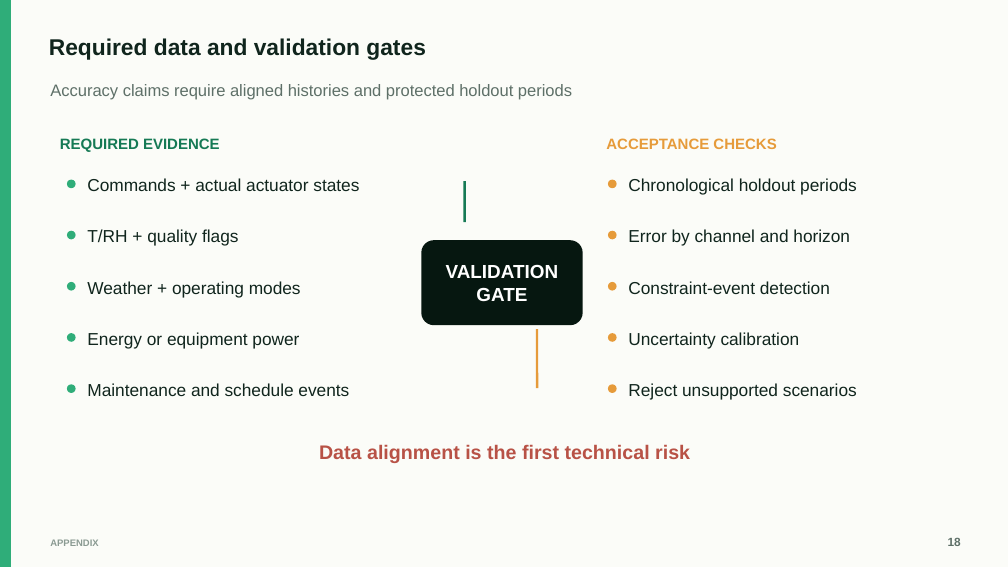
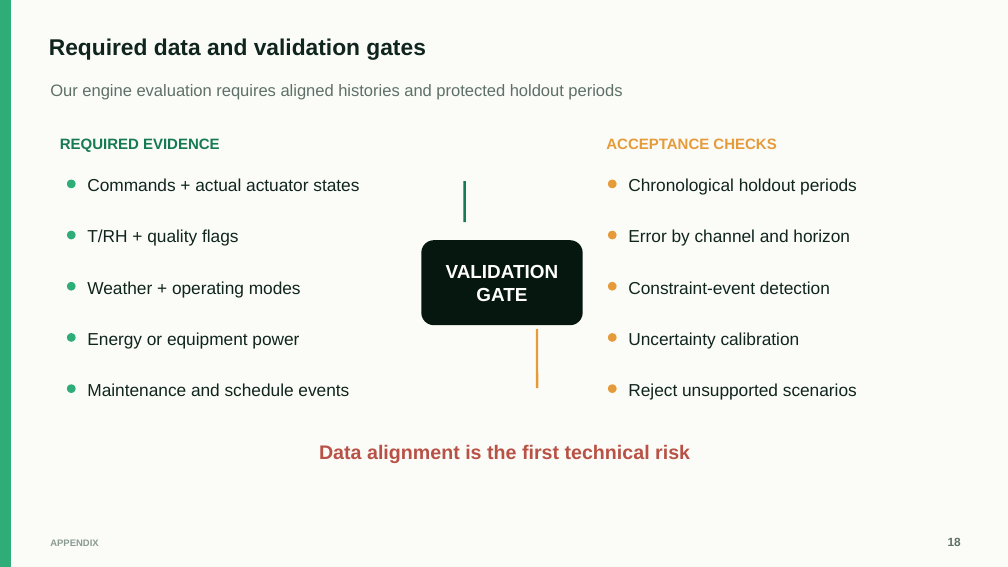
Before and after one commit to DimitriBolt/DigitalTwin, a slide deck: slide 18 of presentation/output/RainForest_Virtual_Proving_Ground.pptx. Drawn at 1008x567 pixels with LibreOffice and Linux fonts; fonts in the diff are those of the drawing. Boxes give left, top, right and bottom in pixels: in the first picture for what was removed or moved away, otherwise in the second. Text is boxed around its words. In the diff, an @@ line names an element or a change of style, - is before the commit and + after.

```diff
--- a/presentation/output/RainForest_Virtual_Proving_Ground.pptx
+++ b/presentation/output/RainForest_Virtual_Proving_Ground.pptx
@@ text at (x1=50, y1=84, x2=622, y2=100): text changed @@
-Accuracy claims require aligned histories and protected holdout periods
+Our engine evaluation requires aligned histories and protected holdout periods
```
Also in this commit, not shown: 8 other slides changed, 1 slide added, 1 slide removed, 4 other files.
